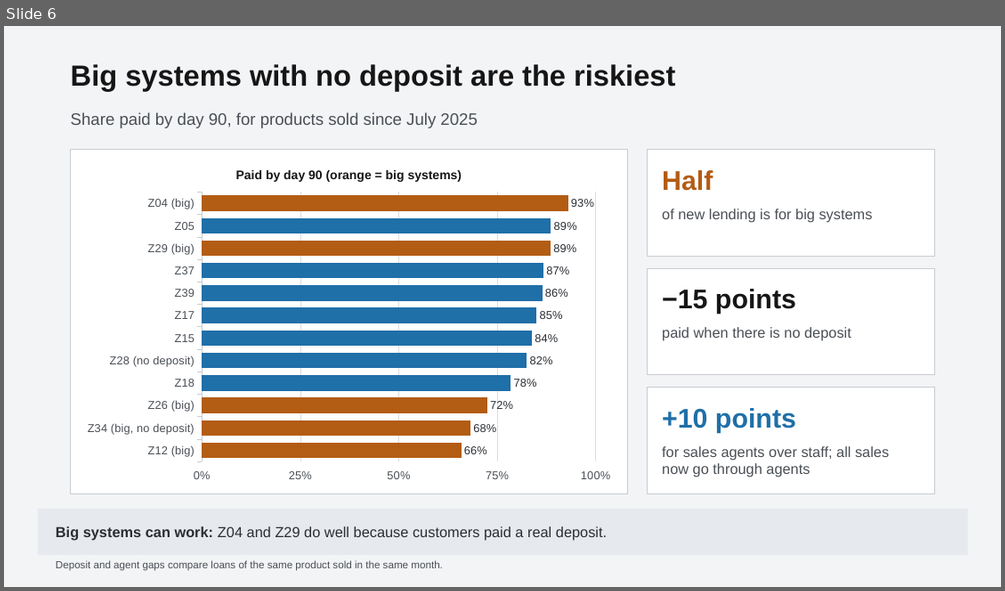
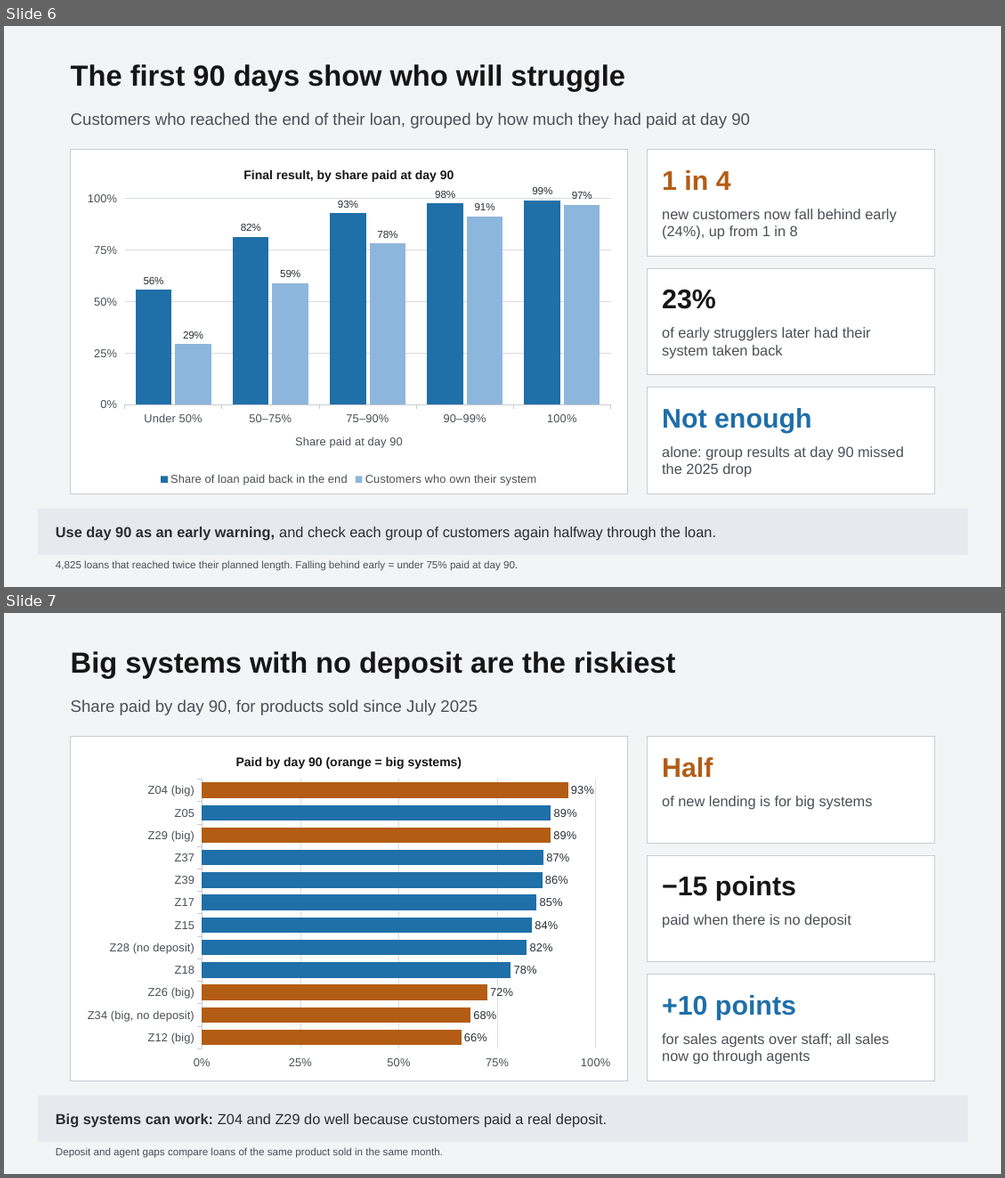
Before and after one commit to chilalaabubakar/EDA, a slide deck: case_study_5_paygo/Case_5_-_Decision_Briefing.pptx. Shown one above the other, each under a label of ours: slide 6 before the commit, slides 6 and 7 after it. The pictures are 1005x591 and 1005x1178 pixels, drawn with LibreOffice and Linux fonts; fonts in the diff are those of the drawing. Boxes give left, top, right and bottom in pixels: in the first picture for what was removed or moved away, otherwise in the second. Text is boxed around its words. In the diff, an @@ line names an element or a change of style, - is before the commit and + after.

```diff
--- a/case_study_5_paygo/Case_5_-_Decision_Briefing.pptx
+++ b/case_study_5_paygo/Case_5_-_Decision_Briefing.pptx
@@ slide 6 added at (x1=4, y1=26, x2=1001, y2=587), background #F3F4F6 @@
@@ text added at (x1=71, y1=64, x2=625, y2=91), 28 pt, text #161616, bold @@
+The first 90 days show who will struggle
@@ text added at (x1=71, y1=112, x2=750, y2=128), 16 pt, text #4A4F55 @@
+Customers who reached the end of their loan, grouped by how much they had paid at day 90
@@ rectangle added at (x1=71, y1=150, x2=628, y2=493), fill #FFFFFF, outline #C8CCD1 0.5 pt @@
@@ column chart added at (x1=77, y1=154, x2=622, y2=489) @@
+title "Final result, by share paid at day 90"
+categories: Under 50%, 50–75%, 75–90%, 90–99%, 100%
+Share of loan paid back in the end: 0.56, 0.82, 0.93, 0.98, 0.99
+Customers who own their system: 0.29, 0.59, 0.78, 0.91, 0.97
@@ rectangle added at (x1=647, y1=150, x2=935, y2=256), fill #FFFFFF, outline #C8CCD1 0.5 pt @@
@@ text added at (x1=662, y1=170, x2=731, y2=190), 26 pt, text #B35C14, bold @@
+1 in 4
@@ text added at (x1=662, y1=208, x2=896, y2=240), 14 pt, text #4A4F55 @@
+new customers now fall behind early (24%), up from 1 in 8
@@ rectangle added at (x1=647, y1=268, x2=935, y2=375), fill #FFFFFF, outline #C8CCD1 0.5 pt @@
@@ text added at (x1=662, y1=289, x2=716, y2=309), 26 pt, text #161616, bold @@
+23%
@@ text added at (x1=662, y1=327, x2=871, y2=358), 14 pt, text #4A4F55 @@
+of early strugglers later had their system taken back
@@ rectangle added at (x1=647, y1=387, x2=935, y2=493), fill #FFFFFF, outline #C8CCD1 0.5 pt @@
@@ text added at (x1=662, y1=408, x2=812, y2=433), 26 pt, text #1F6FA8, bold @@
+Not enough
@@ text added at (x1=662, y1=446, x2=904, y2=477), 14 pt, text #4A4F55 @@
+alone: group results at day 90 missed the 2025 drop
@@ rectangle added at (x1=38, y1=508, x2=968, y2=555), fill #E6E9EE @@
@@ text added at (x1=56, y1=526, x2=716, y2=540), 14 pt, text #2A2E33 @@
+Use day 90 as an early warning, and check each group of customers again halfway through the loan.
@@ text added at (x1=56, y1=560, x2=518, y2=571), 10 pt, text #4A4F55 @@
+4,825 loans that reached twice their planned length. Falling behind early = under 75% paid at day 90.
@@ what was slide 6 is now slide 7 @@
```
Also in this commit, not shown: 1 other slide added, 1 other file.
